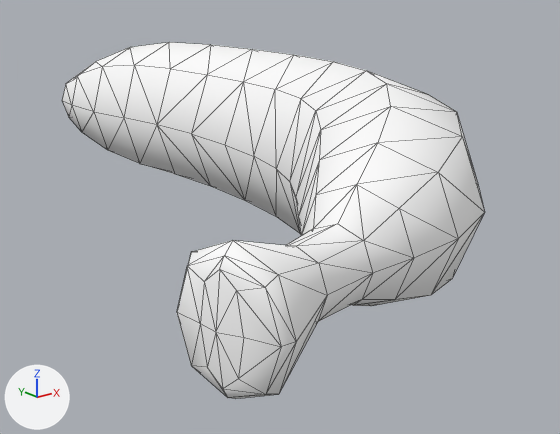
What one commit did to the glTF model models/banana.glb.
Before and after are seen from a camera (50 mm lens) standing at (-0.1042, -0.098, 0.1622) and looking at (-0.0259, -0.0002, 0.1231). Every picture has the same lights, and +X, +Y and +Z are marked at lower left. Mesh edges are drawn as thin lines. Where no turn or scale is listed for an object, it has been applied to the vertices.

Names of what the first picture shows: 'Banana_Banana_mat_0'.
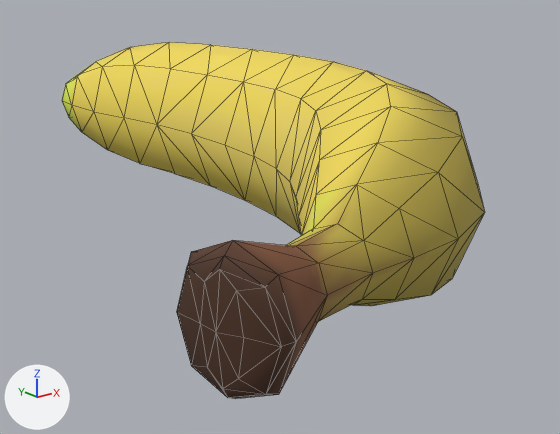
The newer file is also turned or shifted as a whole; pictures and numbers use the older file's frame.

Where the change shows, as pixel boxes [x1, y1, x2, y2] in the pictures (560 x 434 px):
'Banana_Banana_mat_0', surface changed: [62, 42, 485, 399] in both

Edits to the bpy script that builds the scene:
```text
Add img_image_0_002:
    img_image_0_002 = load_image('Image_0.002', '_unpacked/Image_0.002', 256, 256, 'sRGB')
Change mat_banana_mat:
    remove mat_banana_mat.base_color = (1.0, 1.0, 1.0)  # white #ffffff
    add mat_banana_mat.texture = img_image_0_002
```
